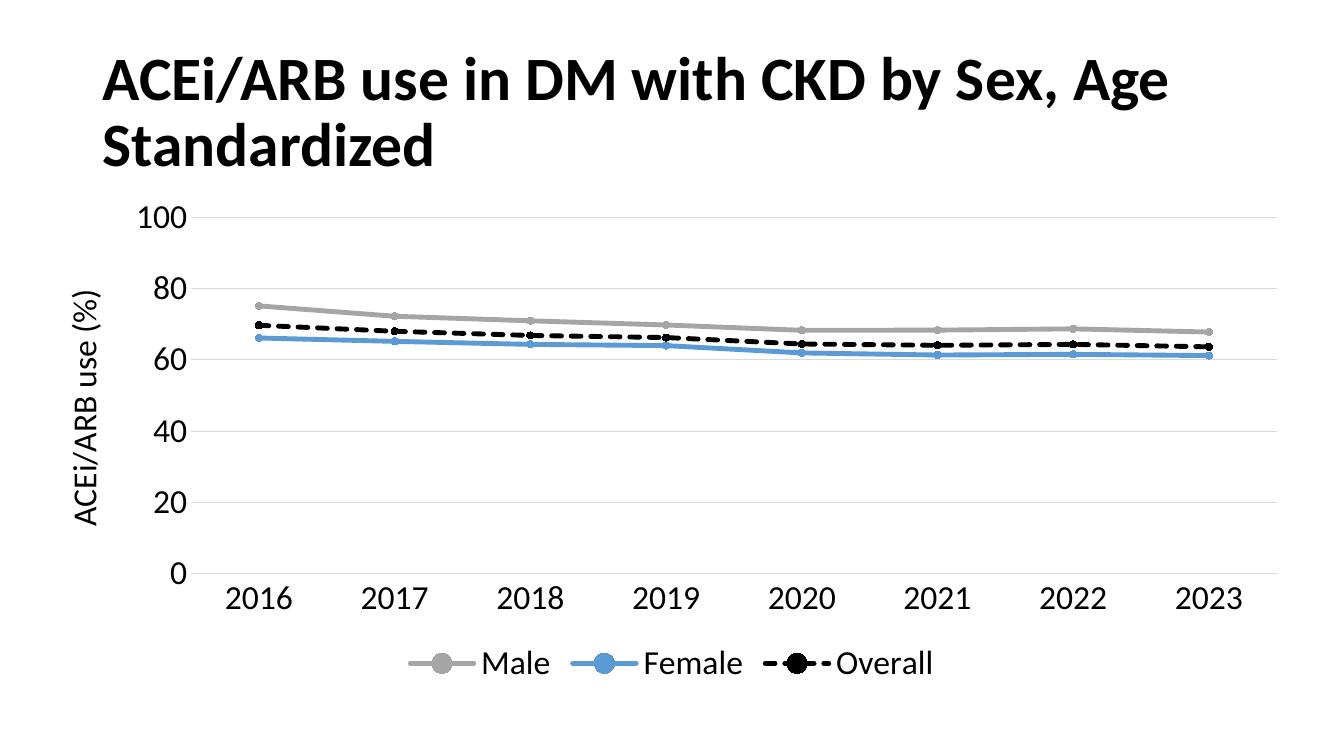
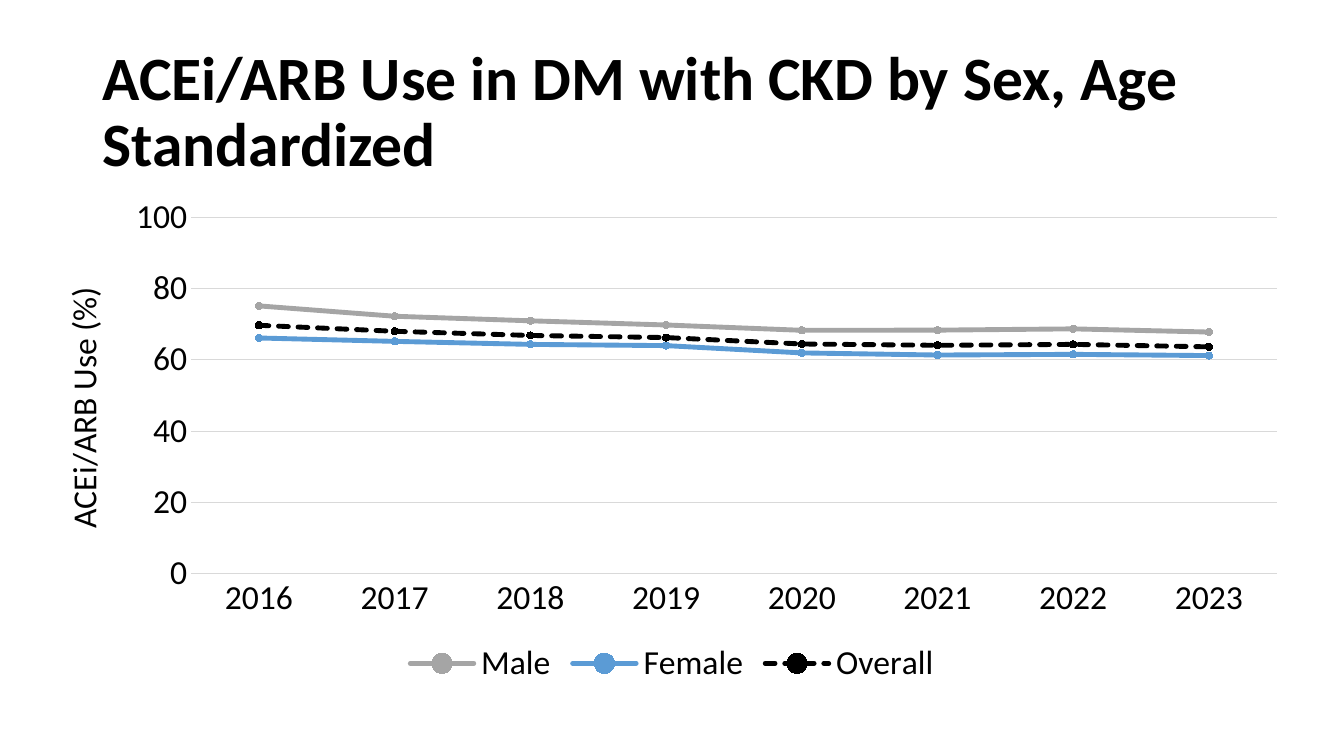
Before and after one commit to CDCgov/nccdphp-ddt-kdss, a slide deck: slide 6 of CKDSurveillance/PPT/Q814.pptx. Drawn at 1344x756 pixels with LibreOffice and Linux fonts; fonts in the diff are those of the drawing; background and template pictures are left out. Boxes give left, top, right and bottom in pixels: in the first picture for what was removed or moved away, otherwise in the second. Text is boxed around its words. In the diff, an @@ line names an element or a change of style, - is before the commit and + after.

```diff
--- a/CKDSurveillance/PPT/Q814.pptx
+++ b/CKDSurveillance/PPT/Q814.pptx
@@ title at (102, 56, 1177, 167): text changed @@
-ACEi/ARB use in DM with CKD by Sex, Age Standardized
+ACEi/ARB Use in DM with CKD by Sex, Age Standardized
@@ line chart at (42, 187, 1303, 691) @@
@@ value axis title "ACEi/ARB use (%) " to "ACEi/ARB Use (%) " @@
```
Also in this commit, not shown: 9 other slides changed, 3 other files.
